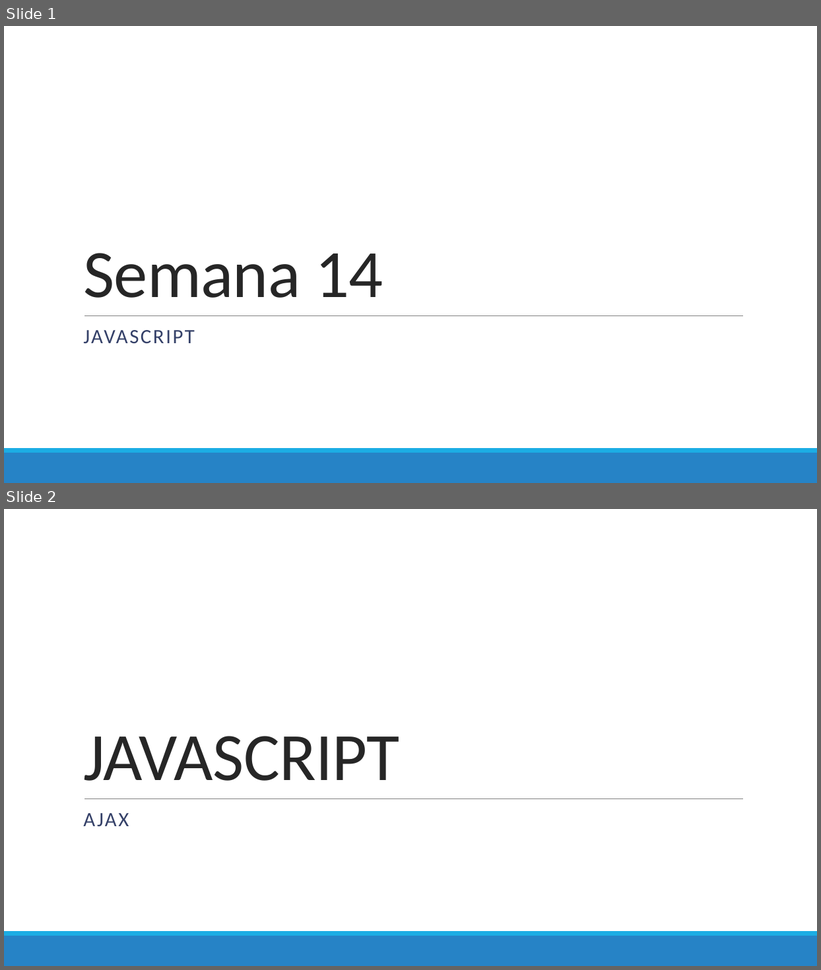
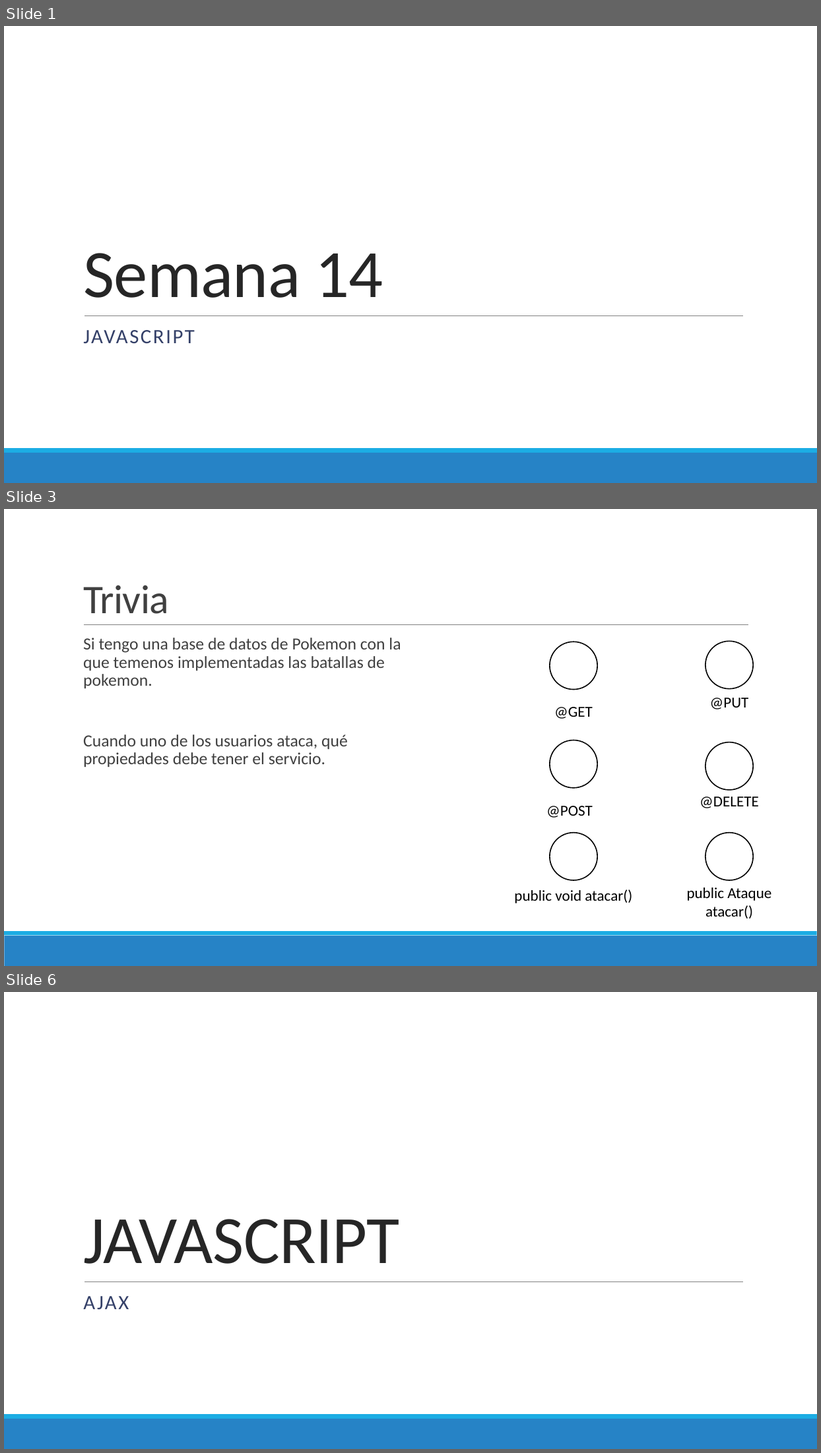
Before and after one commit to Domiciano/PrograRed201, a slide deck: Semana 14/Presentación.pptx. Shown one above the other, each under a label of ours: slides 1 and 2 before the commit, slides 1, 3 and 6 after it; the slides between them are not shown. The pictures are 821x970 and 821x1453 pixels, drawn with LibreOffice and Linux fonts; fonts in the diff are those of the drawing. Boxes give left, top, right and bottom in pixels: in the first picture for what was removed or moved away, otherwise in the second. Text is boxed around its words. In the diff, an @@ line names an element or a change of style, - is before the commit and + after.

```diff
--- a/Semana 14/Presentación.pptx
+++ b/Semana 14/Presentación.pptx
@@ slide 3 added at (4, 509, 817, 966), background #FFFFFF; not listed: 2 template elements that a slide beside it also shows @@
@@ title added at (83, 585, 169, 614), 48 pt, text #404040 @@
+Trivia
@@ line added from (84, 625) to (748, 625), #808080 0.5 pt @@
@@ text added at (83, 638, 401, 767), 20 pt, text #404040 @@
+  Si tengo una base de datos de Pokemon con la que temenos implementadas las batallas de pokemon.
+  Cuando uno de los usuarios ataca, qué propiedades debe tener el servicio.
@@ ellipse added at (550, 642, 597, 690), outline #000000 1.25 pt @@
@@ ellipse added at (706, 642, 753, 689), outline #000000 1.25 pt @@
@@ text added at (710, 698, 749, 710), 18 pt, text #000000 @@
+@PUT
@@ text added at (554, 707, 593, 719), 18 pt, text #000000 @@
+@GET
@@ ellipse added at (550, 740, 597, 788), outline #000000 1.25 pt @@
@@ ellipse added at (706, 743, 753, 790), outline #000000 1.25 pt @@
@@ text added at (700, 797, 759, 809), 18 pt, text #000000 @@
+@DELETE
@@ text added at (547, 806, 593, 818), 18 pt, text #000000 @@
+@POST
@@ ellipse added at (550, 833, 597, 881), outline #000000 1.25 pt @@
@@ ellipse added at (706, 833, 753, 881), outline #000000 1.25 pt @@
@@ text added at (514, 890, 632, 904), 18 pt, text #000000 @@
+public void atacar()
@@ text added at (687, 888, 772, 919), 18 pt, text #000000 @@
+public Ataque atacar()
@@ what was slide 2 is now slide 6 @@
```
Also in this commit, not shown: 10 other slides added.
